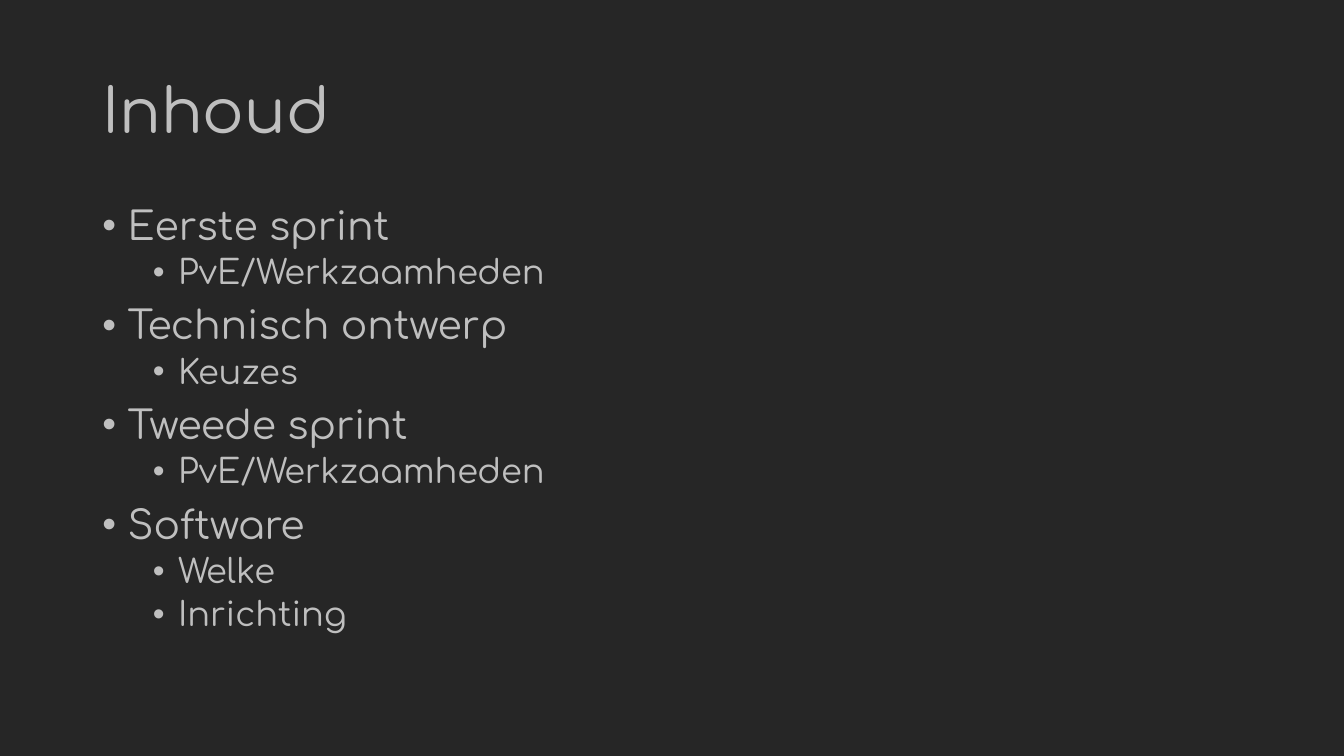
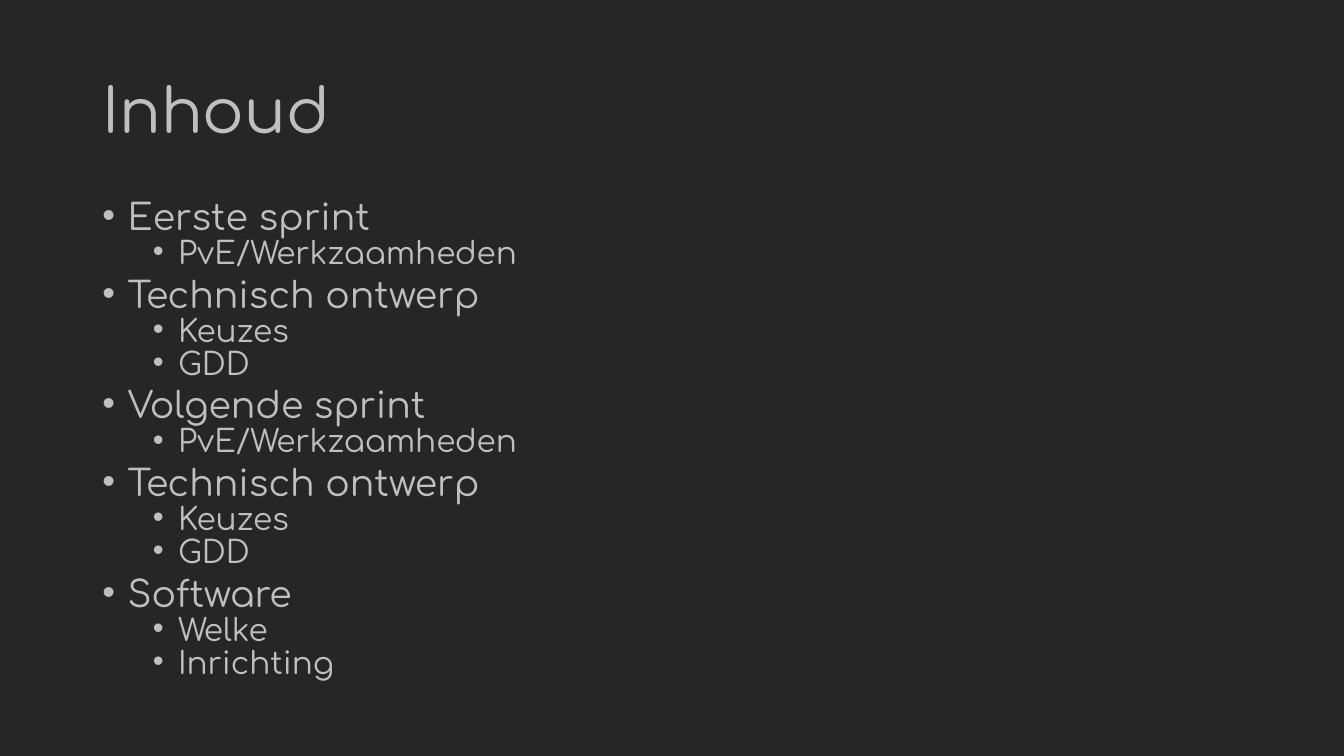
Before and after one commit to Avonexile/TheDeepSea, a slide deck: slide 2 of Documentatie/Arne/The Deep Sea.pptx. Drawn at 1344x756 pixels with LibreOffice and Linux fonts; fonts in the diff are those of the drawing. Boxes give left, top, right and bottom in pixels: in the first picture for what was removed or moved away, otherwise in the second. Text is boxed around its words. In the diff, an @@ line names an element or a change of style, - is before the commit and + after.

```diff
--- a/Documentatie/Arne/The Deep Sea.pptx
+++ b/Documentatie/Arne/The Deep Sea.pptx
@@ text at (128,201,517,681): size 28 to 25.9 pt in "Eerste sprint", "Technisch ontwerp", "Software"; size 24 to 22.2 pt in "PvE/Werkzaamheden", "Keuzes", "PvE/Werkzaamheden", "Welke" and 1 more places; line spacing 0.9 to 0.7 @@
@@ text at (128,339,425,427): text changed; size 28 to 25.9 pt @@
-• Tweede sprint
+  • GDD
+• Volgende sprint
@@ text at (128,467,479,564): paragraphs added @@
+• Technisch ontwerp
+  • Keuzes
+  • GDD
```
Also in this commit, not shown: 2 other slides changed, 4 slides added.
